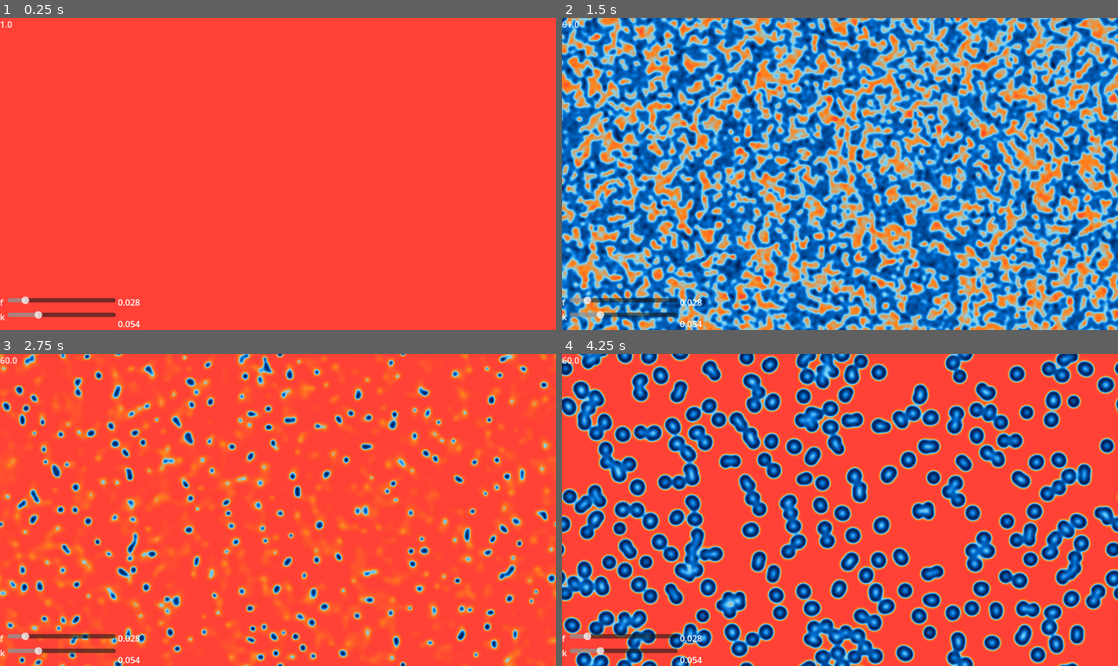
Above: before the commit, frames 1-4 (two rows, left to right).
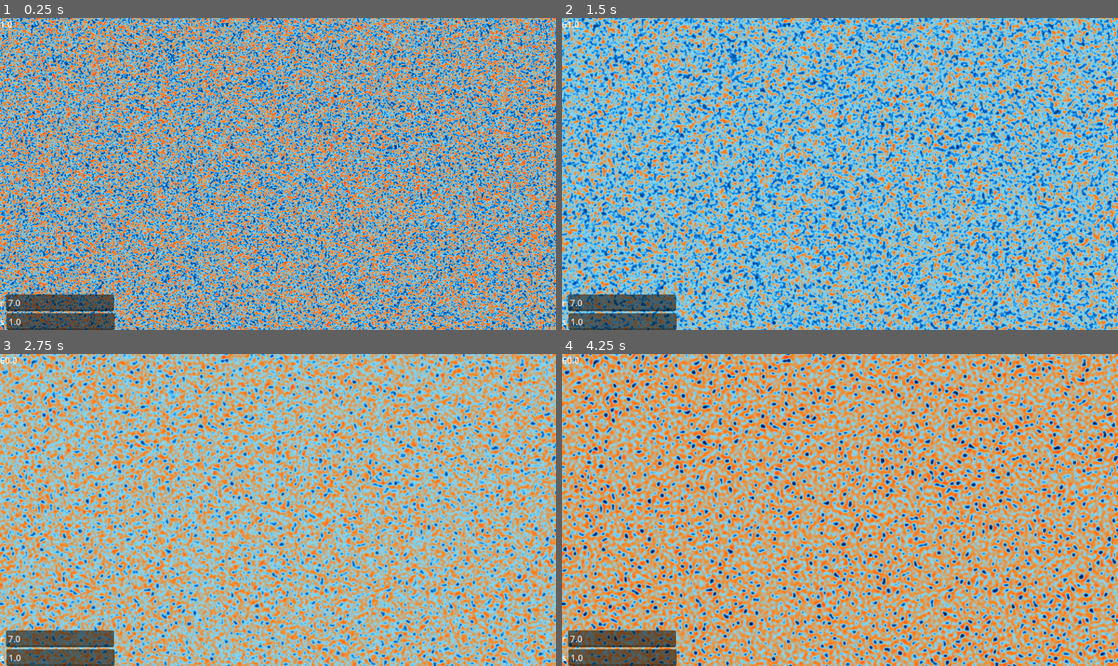
Above: after the commit, the same moments.

Repository: Quantiset/diffusion-gradients
Game: Godot game, scene res://scenes/main.tscn
The game is run twice, just before and just after one commit, with the same random seed, the same clock (stepped at 60 frames per second) and the same inputs.
Inputs (mouse positions are in pixels of both pictures, inside the frame that each line leads up to):
- Up to frame 1 (0.25 s): no input
- Up to frame 2 (1.5 s): tap Enter at 0.5 s; move the mouse to (962, 158) at 0.52 s; tap Space (ui_space) at 0.6, 1.35 s; move the mouse to (728, 189) at 1.27 s
- Up to frame 3 (2.75 s): move the mouse to (333, 441) at 2.02 s; tap Space (ui_space) at 2.1 s
- Up to frame 4 (4.25 s): move the mouse to (812, 572) at 2.77 s; tap Space (ui_space) at 2.85, 3.6 s; move the mouse to (1006, 556) at 3.52 s

The runs differ from the first frame. In frame 1, 99% of the frame differs, in the area x 0-100%, y 0-100%; in frame 2, 90%; in frame 3, 99%; in frame 4, 98%.

Commit message:
r, s parameterization replacement of Grey-Scott

Diff:
--- a/scenes/main.tscn
+++ b/scenes/main.tscn
@@ -20,12 +20,15 @@
 
 [sub_resource type="ShaderMaterial" id="ShaderMaterial_jyhfs"]
 shader = ExtResource("1_o5qli")
-shader_parameter/d_a = 1.0
-shader_parameter/d_b = 0.5
-shader_parameter/f = 0.055
-shader_parameter/k = 0.062
+shader_parameter/r = 1.0
+shader_parameter/s = 1.0
 shader_parameter/dt = 1.0
 shader_parameter/noise_scale = 0.0
+shader_parameter/min_a = 0.0
+shader_parameter/max_a = 9999.9
+shader_parameter/min_b = 0.0
+shader_parameter/max_b = 9999.9
+shader_parameter/laplace_divisor = 6.0
 
 [sub_resource type="Gradient" id="Gradient_sgp6g"]
 
@@ -36,12 +39,15 @@
 
 [sub_resource type="ShaderMaterial" id="ShaderMaterial_sugp2"]
 shader = ExtResource("1_o5qli")
-shader_parameter/d_a = 1.0
-shader_parameter/d_b = 0.5
-shader_parameter/f = 0.055
-shader_parameter/k = 0.062
+shader_parameter/r = 1.0
+shader_parameter/s = 1.0
 shader_parameter/dt = 1.0
 shader_parameter/noise_scale = 0.0
+shader_parameter/min_a = 0.0
+shader_parameter/max_a = 9999.9
+shader_parameter/min_b = 0.0
+shader_parameter/max_b = 9999.9
+shader_parameter/laplace_divisor = 6.0
 
 [sub_resource type="TileSetAtlasSource" id="TileSetAtlasSource_tbgi4"]
 texture = ExtResource("4_jyhfs")
@@ -68,8 +74,10 @@
 
 [node name="Main" type="Node2D"]
 script = ExtResource("1_0wfyh")
-f = 0.028
-k = 0.054
+r = 7.0
+dt = 0.005
+max_a = 99.0
+max_b = 99.0
 
 [node name="Sprite2D" type="Sprite2D" parent="."]
 material = SubResource("ShaderMaterial_tbgi4")
@@ -77,6 +85,7 @@
 
 [node name="Camera2D" type="Camera2D" parent="."]
 position = Vector2(514, 289)
+zoom = Vector2(2, 2)
 
 [node name="SubViewport1" type="SubViewport" parent="."]
 disable_3d = true
@@ -123,7 +132,7 @@
 anchors_preset = 15
 anchor_right = 1.0
 anchor_bottom = 1.0
-offset_top = 528.0
+offset_top = 512.0
 grow_horizontal = 2
 grow_vertical = 2
 size_flags_vertical = 10
@@ -133,18 +142,16 @@
 
 [node name="Label" type="Label" parent="CanvasLayer/VBoxContainer/f"]
 layout_mode = 2
-text = "f "
+text = "r"
 
-[node name="FSlider" type="HSlider" parent="CanvasLayer/VBoxContainer/f"]
+[node name="FSlider" type="LineEdit" parent="CanvasLayer/VBoxContainer/f"]
 unique_name_in_owner = true
 custom_minimum_size = Vector2(200, 0)
 layout_mode = 2
-max_value = 0.2
-step = 0.001
-value = 0.04
 
 [node name="FLabel" type="Label" parent="CanvasLayer/VBoxContainer/f"]
 unique_name_in_owner = true
+visible = false
 layout_mode = 2
 
 [node name="k" type="HBoxContainer" parent="CanvasLayer/VBoxContainer"]
@@ -152,18 +159,16 @@
 
 [node name="Label" type="Label" parent="CanvasLayer/VBoxContainer/k"]
 layout_mode = 2
-text = "k
-"
+text = "s"
 
-[node name="KSlider" type="HSlider" parent="CanvasLayer/VBoxContainer/k"]
+[node name="KSlider" type="LineEdit" parent="CanvasLayer/VBoxContainer/k"]
 unique_name_in_owner = true
 custom_minimum_size = Vector2(200, 0)
 layout_mode = 2
-max_value = 0.2
-step = 0.001
 
 [node name="KLabel" type="Label" parent="CanvasLayer/VBoxContainer/k"]
 unique_name_in_owner = true
+visible = false
 layout_mode = 2
 
 [node name="NoisePattern" type="Sprite2D" parent="."]
@@ -171,5 +176,5 @@
 texture = SubResource("NoiseTexture2D_tbgi4")
 centered = false
 
-[connection signal="drag_ended" from="CanvasLayer/VBoxContainer/f/FSlider" to="." method="_on_f_slider_drag_ended"]
-[connection signal="drag_ended" from="CanvasLayer/VBoxContainer/k/KSlider" to="." method="_on_k_slider_drag_ended"]
+[connection signal="text_submitted" from="CanvasLayer/VBoxContainer/f/FSlider" to="." method="_on_f_slider_drag_ended"]
+[connection signal="text_submitted" from="CanvasLayer/VBoxContainer/k/KSlider" to="." method="_on_k_slider_drag_ended"]
--- a/scripts/main.gd
+++ b/scripts/main.gd
@@ -1,4 +1,5 @@
 extends Node2D
+#https://mgmalheiros.github.io/research/leopard/leopard-2020-preprint.pdf
 
 var screen_size := Vector2i(1028, 578)
 
@@ -10,11 +11,14 @@
 @onready var viewports = [viewport1, viewport2]
 
 @export var run_name := "f055_k062"
-@export var d_a := 1.0
-@export var d_b := 0.5
-@export_range(0.0, 1.0, 0.0001) var f := 0.055
-@export_range(0.0, 1.0, 0.0001) var k := 0.062
+@export var r := 1.0
+@export var s := 1.0
 @export var dt := 1.0
+@export var min_a := 0.0
+@export var max_a := 99999.9
+@export var min_b := 0.0
+@export var max_b := 99999.9
+
 @export var noise_scale := 1.0
 @export var noise_gen_scale := 1.0
 
@@ -25,8 +29,8 @@
 
 @export var gen_fourier_transform := false
 
-var f_vals := [0.001, 0.060, 0.001]
-var k_vals := [0.001, 0.060, 0.001]
+var r_vals := [1.0, 40.0, 0.5]
+var s_vals := [1.0, 6.0, 0.5]
 
 var gl_sum := 0.0
 var gl_iters := 0
@@ -36,22 +40,22 @@
 var things
 
 func _ready():
-	Engine.max_fps = 600
+	Engine.max_fps = 300
 
 	if gen_map:
 
 		var time_str = Time.get_datetime_string_from_system().replace(":", "-")
 		var file := FileAccess.open("res://saves/" + time_str + ".txt", FileAccess.WRITE_READ)
 
-		var f_t : float = f_vals[0]
-		while f_t <  f_vals[1]:
-			f_t += f_vals[2]
-			var k_t : float = k_vals[0]
-			while k_t < k_vals[1]:
-				k_t += k_vals[2]
-
-				f = f_t
-				k = k_t
+		var r_t : float = r_vals[0]
+		while r_t <  r_vals[1]:
+			r_t += r_vals[2]
+			var s_t : float = s_vals[0]
+			while s_t < s_vals[1]:
+				s_t += s_vals[2]
+
+				r = r_t
+				s = s_t
 
 				gl_recent_max = 0
 				gl_iters = 0
@@ -60,64 +64,60 @@
 				gl_det = 0
 
 				print("===== iter started =====")
-				print(f, " ", k)
+				print(r, " ", s)
 
 				ready(false)
 				await get_tree().create_timer(2.2).timeout
 
-				print(f, " ", k)
+				print(r, " ", r)
 				file.seek_end()
-				file.store_string(str(f)+" "+str(k)+" "+str(gl_iters)+" "+str(gl_max)+" "+
+				file.store_string(str(r)+" "+str(s)+" "+str(gl_iters)+" "+str(gl_max)+" "+
 								  str(gl_sum)+" "+str(gl_recent_max)+" "+str(gl_det)+"\n")
 		file.close()
 	else:
 		ready()
 
 func ready(update_bars := true):
-	get_node("%FSlider").value = f
-	get_node("%KSlider").value = k
+	get_node("%FSlider").text = str(r)
+	get_node("%KSlider").text = str(s)
 	if update_bars:
-		_on_f_slider_drag_ended(f)
-		_on_k_slider_drag_ended(k)
+		_on_f_slider_drag_ended(r)
+		_on_k_slider_drag_ended(s)
 	for viewport in viewports:
 		viewport.size = screen_size
-		viewport.get_node("Sprite2D").material.set_shader_parameter("d_a", d_a)
-		viewport.get_node("Sprite2D").material.set_shader_parameter("d_b", d_b)
-		viewport.get_node("Sprite2D").material.set_shader_parameter("f", f)
-		viewport.get_node("Sprite2D").material.set_shader_parameter("k", k)
+		viewport.get_node("Sprite2D").material.set_shader_parameter("r", r)
+		viewport.get_node("Sprite2D").material.set_shader_parameter("s", s)
 		viewport.get_node("Sprite2D").material.set_shader_parameter("dt", dt)
+		viewport.get_node("Sprite2D").material.set_shader_parameter("min_a", min_a)
+		viewport.get_node("Sprite2D").material.set_shader_parameter("max_a", max_a)
+		viewport.get_node("Sprite2D").material.set_shader_parameter("min_b", min_b)
+		viewport.get_node("Sprite2D").material.set_shader_parameter("max_b", max_b)
 		viewport.get_node("Sprite2D").material.set_shader_parameter("noise_scale", noise_scale)
 
 	var img := Image.create(screen_size.x, screen_size.y, false, Image.FORMAT_RGBAF)
 
+	var noise : FastNoiseLite = $NoisePattern.texture.noise
+
 	if use_adv_setup:
-
-		print("debug ", f, " ", k, " ", f*f, " ", 4 * f * (f+k) * (f+k) )
-		var det = f * f - 4 * f * (f+k) * (f+k)
-		print("determinant: ", det)
-		gl_det = det
-
-		var b = (f + sqrt( max( det , 0) )) / (2 * (f + k))
-		var a = (k + f) / b
-
-		print("constant a,b values = ", a, " ", b)
 
 		for x in range(0, screen_size.x):
 			for y in range(0, screen_size.y):
-				img.set_pixel(x, y, Color(a, b, 0, 1))
+				var n := 0.0
+				if int((float(y) / screen_size.y) * 20) == 10:
+					n = 1.0
+				img.set_pixel(x, y, Color(4, 4+randf(), 0, 1))
 
 	else:
-
-		var noise : FastNoiseLite = $NoisePattern.texture.noise
 
 		for x in range(0, screen_size.x):
 			for y in range(0, screen_size.y):
-				img.set_pixel(x, y, Color( 1 , noise.get_noise_2d(x, y) , 0, 1))
+				var n = noise.get_noise_2d(x, y)
+				img.set_pixel(x, y, Color( 1 , n , 0, 1))
 
 		var mid_size = 5
 		for x in range(screen_size.x/2 - mid_size, screen_size.x/2 + mid_size):
 			for y in range(screen_size.y/2 - mid_size, screen_size.y/2 + mid_size):
-				img.set_pixel(x, y, Color( 1 , 1 , 0, 1))
+				img.set_pixel(x, y, Color( 0 , 0 , 0, 1))
 
 	var new_tex := ImageTexture.create_from_image(img)
 	viewport1.get_node("Sprite2D").material.set_shader_parameter("prev", new_tex)
@@ -154,7 +154,7 @@
 	var from = viewport1 if use_a else viewport2
 	var tex = from.get_texture()
 	var image = tex.get_image()
-	var min_b = 1.0;
+	var min_b = 9999999.0;
 	var max_b = 0.0;
 
 	if use_adv_setup:
@@ -162,11 +162,11 @@
 		for x in range(edge_offset, screen_size.x-edge_offset):
 			for y in range(edge_offset, screen_size.y-edge_offset):
 				var col = image.get_pixel(x, y)
-				min_b = min(min_b, col.r)
-				max_b = max(max_b, col.r)
-
-		#if randi() % 100 == 1:
-			#print(min_b, max_b)
+				min_b = min(min_b, col.g)
+				max_b = max(max_b, col.g)
+
+		print(min_b, " ", max_b)
+
 		gl_sum += max_b - min_b
 		gl_iters += 1
 		gl_max = max(gl_max, max_b)
@@ -221,20 +221,20 @@
 	from.get_node("Sprite2D").material.set_shader_parameter("prev", tex)
 
 func save():
-	var na = "f" + str(f).trim_prefix("0.") + "_k" + str(k).trim_prefix("0.")
+	var na = "r" + str(r).trim_prefix("0.") + "_s" + str(s).trim_prefix("0.")
 	$Sprite2D.texture.get_image().save_png("res://saves/"+na+".png")
 
 
 func _on_f_slider_drag_ended(value_changed):
-	var new_f := float(get_node("%FSlider").value)
-	get_node("%FLabel").text = str(new_f)
-	f = new_f
+	var new_r := float(get_node("%FSlider").text)
+	get_node("%FLabel").text = str(new_r)
+	r = new_r
 	for viewport in viewports:
-		viewport.get_node("Sprite2D").material.set_shader_parameter("f", f)
+		viewport.get_node("Sprite2D").material.set_shader_parameter("r", r)
 
 func _on_k_slider_drag_ended(value_changed):
-	var new_k := float(get_node("%KSlider").value)
-	get_node("%KLabel").text = str(new_k)
-	k = new_k
+	var new_s := float(get_node("%KSlider").text)
+	get_node("%KLabel").text = str(new_s)
+	s = new_s
 	for viewport in viewports:
-		viewport.get_node("Sprite2D").material.set_shader_parameter("k", k)
+		viewport.get_node("Sprite2D").material.set_shader_parameter("s", s)
--- a/shaders/diffusion.gdshader
+++ b/shaders/diffusion.gdshader
@@ -5,15 +5,19 @@
 // g = B concentration
 uniform sampler2D prev : filter_nearest, repeat_enable;
 
-uniform float d_a = 1.0;
-uniform float d_b = 0.5;
-
-uniform float f = 0.055;
-uniform float k = 0.062;
+uniform float r = 1.0;
+uniform float s = 1.0;
 
 uniform float dt = 1.0;
 
 uniform float noise_scale = 0.0;
+
+uniform float min_a = 0.0;
+uniform float max_a = 9999.9;
+uniform float min_b = 0.0;
+uniform float max_b = 9999.9;
+
+uniform float laplace_divisor = 6.0;
 
 vec2 wrap(vec2 uv) {
 	return vec2(
@@ -40,25 +44,25 @@
 
 	vec4 col = texture(prev, UV);
 
-	float laplace_a =
-		+ 0.20 * (left[0] + top[0] + right[0] + bottom[0])
-		+ 0.05 * (topleft[0] + topright[0] + bottomleft[0] + bottomright[0])
-		- 1.00 * a;
+	float laplace_a = (
+		+ 4.0 * (left[0] + top[0] + right[0] + bottom[0])
+		+ 1.0 * (topleft[0] + topright[0] + bottomleft[0] + bottomright[0])
+		- 20.0 * a
+	) / laplace_divisor;
+	float laplace_b =(
+		+ 4.0 * (left[1] + top[1] + right[1] + bottom[1])
+		+ 1.0 * (topleft[1] + topright[1] + bottomleft[1] + bottomright[1])
+		- 20.0 * b
+	) / laplace_divisor;
 
-	float laplace_b =
-		+ 0.20 * (left[1] + top[1] + right[1] + bottom[1])
-		+ 0.05 * (topleft[1] + topright[1] + bottomleft[1] + bottomright[1])
-		- 1.00 * b;
-
-	float noise = (fract(sin(dot(UV*2300.0, vec2(16.9898,78.233))) * 43758.5453) - 0.5) * 0.001;
+	float noise = (fract(sin(dot(UV*2300.0, vec2(16.9898,78.233))) * 43758.5453) - 0.5) * 0.01;
 	noise *= noise_scale;
 
-	float reaction = a * b * b;
-	float new_a = a + (d_a * laplace_a - reaction + f * (1.0 - a)) * dt;
-	float new_b = b + (d_b * laplace_b + reaction - (k + f + noise) * b) * dt;
+	float new_a = a + dt * (16.0 - a*b + r*s*laplace_a);
+	float new_b = b + dt * (a*b - b - 12.0 + s*laplace_b);
 
-	new_a = clamp(new_a, 0.0, 1.0);
-	new_b = clamp(new_b, 0.0, 1.0);
+	new_a = clamp(new_a, min_a, max_a);
+	new_b = clamp(new_b, min_b, max_b);
 
 	COLOR = vec4(new_a, new_b, 0., 1.0);
 }
--- a/shaders/visualize.gdshader
+++ b/shaders/visualize.gdshader
@@ -7,7 +7,7 @@
 uniform sampler2D gradient;
 
 void fragment() {
-	float b = texture(from, UV).r;
+	float b = texture(from, UV).g;
 	float s = (b - min_b) / (max_b - min_b);
 	COLOR.rgb = texture(gradient, vec2(s, 0.0)).rgb;
 }
Binary file changed: saves/determinant.png
Not shown, added: saves/highres.txt
Not shown, changed: saves/visualizer.py
Not shown, changed: saves/visualizer_turing.py
